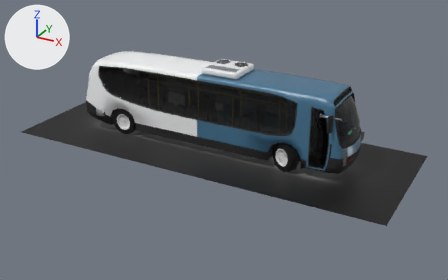
An edit to the glTF model public/modelos/autobus_diesel.glb, drawn before and after from the same camera.
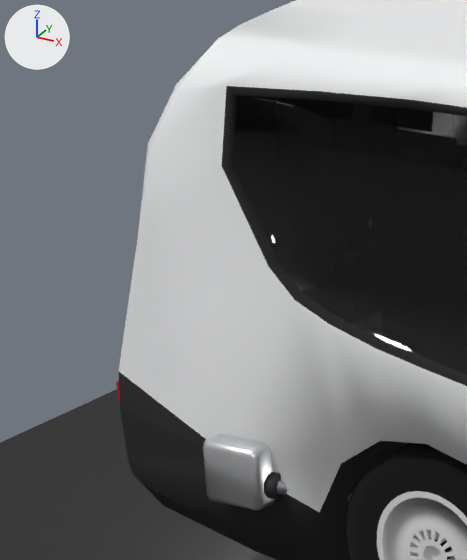
The first picture shows the older version from a camera (50 mm lens) standing at (11.7, -20.51, 10.51) and looking at (0.6, -0.33, 0.42). The close-ups show the older and then the newer version on the part from 16% to 28% of the width and 20% to 44% of the height of that picture. Only the edits that show in the close-ups are written down. Lighting does not change. The marker at upper left points along +X, +Y and +Z. Where no turn or scale is listed for an object, it has been applied to the vertices.

Names of what the first close-up shows: 'carroceria', 'p_transmision_angulo__aluminio', 'rueda_7', 'sombra_piso' and 2 more.
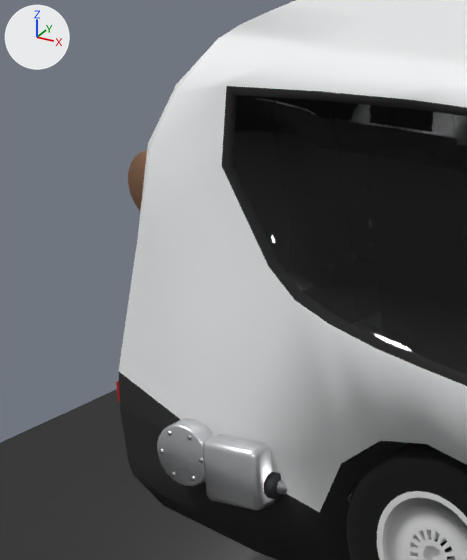
Changed parts and their boxes (x1, y1, x2, y2) in the close-ups (467 x 560 px):
```json
{"object": "p_retardador__aluminio", "change": "added", "after": [157, 418, 214, 486]}
{"object": "p_catalizador_scr__escape_caliente", "change": "added", "after": [128, 150, 147, 211], "on screen": "brown"}
{"object": "p_retardador__acero", "change": "added", "after": [160, 431, 203, 481]}
```

Edits to the scene script, one JSON object a line:
```json
{"op": "add", "block": "me_cylinder_053_1", "code": ["me_cylinder_053_1 = bpy.data.meshes.new('Cylinder.053')", "me_cylinder_053_1.from_pydata(...)  # 144 vertices, 284 faces; spans x -0.17..0.17, y -0.06..0.06, z -0.17..0.17", "me_cylinder_053_1.materials.append(mat_aluminio)  # white #e7e8eb"]}
{"op": "add", "block": "me_cylinder_057_1", "code": ["me_cylinder_057_1 = bpy.data.meshes.new('Cylinder.057')", "me_cylinder_057_1.from_pydata(...)  # a 24-sided cylinder along y spanning x -0.012..0.012, y -0.065..0.065, z -0.012..0.012; a 24-sided cylinder along y spanning x -0.077..-0.053, y -0.065..0.065, z 0.101..0.125; a 24-sided cylinder along y spanning x -0.207..-0.183, y -0.065..0.065, z 0.101..0.125; a 24-sided cylinder along y spanning x -0.272..-0.248, y -0.065..0.065, z -0.012..0.012; a 24-sided cylinder along y spanning x -0.207..-0.183, y -0.065..0.065, z -0.125..-0.101; a 24-sided cylinder along y spanning x -0.077..-0.053, y -0.065..0.065, z -0.125..-0.101", "me_cylinder_057_1.materials.append(mat_acero)  # light grey #c4c7cb"]}
{"op": "add", "block": "me_cylinder_046", "code": ["me_cylinder_046 = bpy.data.meshes.new('Cylinder.046')", "me_cylinder_046.from_pydata(...)  # a 24-sided cylinder along y spanning x -0.205..0.205, y -0.015..0.015, z -0.205..0.205; a 24-sided cylinder along y spanning x -0.205..0.205, y 0.825..0.855, z -0.205..0.205", "me_cylinder_046.materials.append(mat_escape_caliente)  # brown #a07c61"]}
{"op": "add", "block": "ob_p_retardador__aluminio", "code": ["ob_p_retardador__aluminio = bpy.data.objects.new('p_retardador__aluminio', me_cylinder_053_1)", "ob_p_retardador__aluminio.location = (-5.37, -1.12, 0.9)"]}
{"op": "add", "block": "ob_p_retardador__acero", "code": ["ob_p_retardador__acero = bpy.data.objects.new('p_retardador__acero', me_cylinder_057_1)", "ob_p_retardador__acero.location = (-5.24, -1.12, 0.9)"]}
{"op": "add", "block": "ob_p_catalizador_scr__escape_caliente", "code": ["ob_p_catalizador_scr__escape_caliente = bpy.data.objects.new('p_catalizador_scr__escape_caliente', me_cylinder_046)", "ob_p_catalizador_scr__escape_caliente.location = (-5.62, -0.87, 2.22)"]}
```
